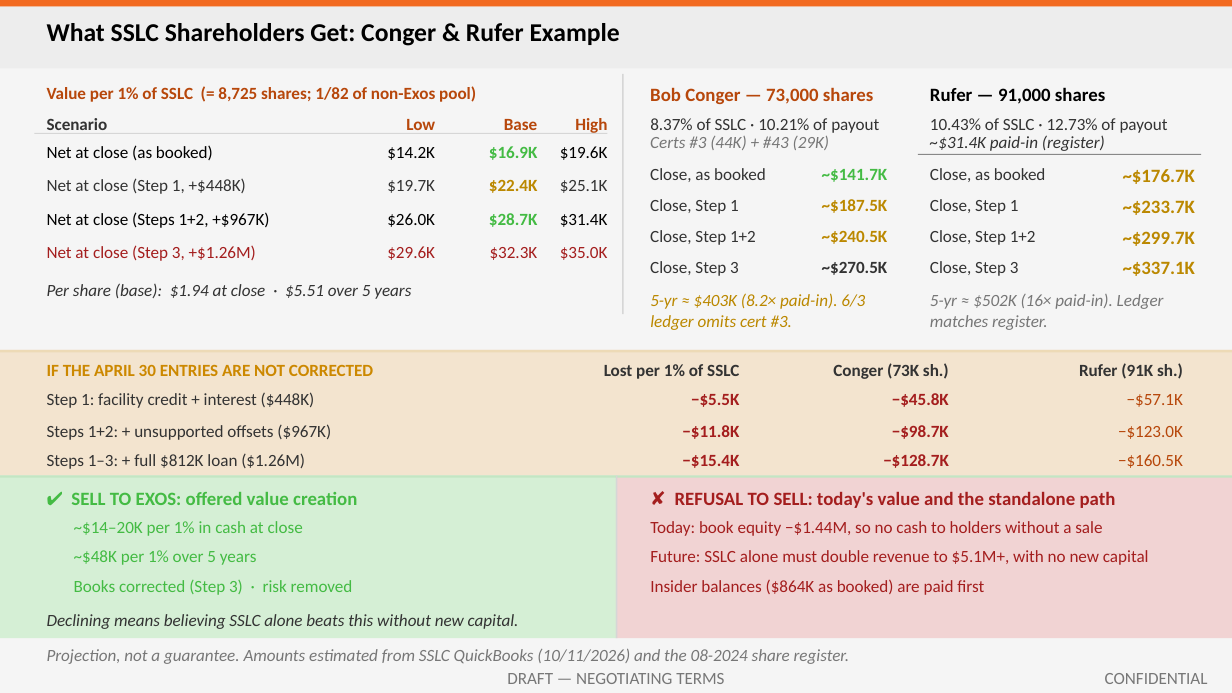
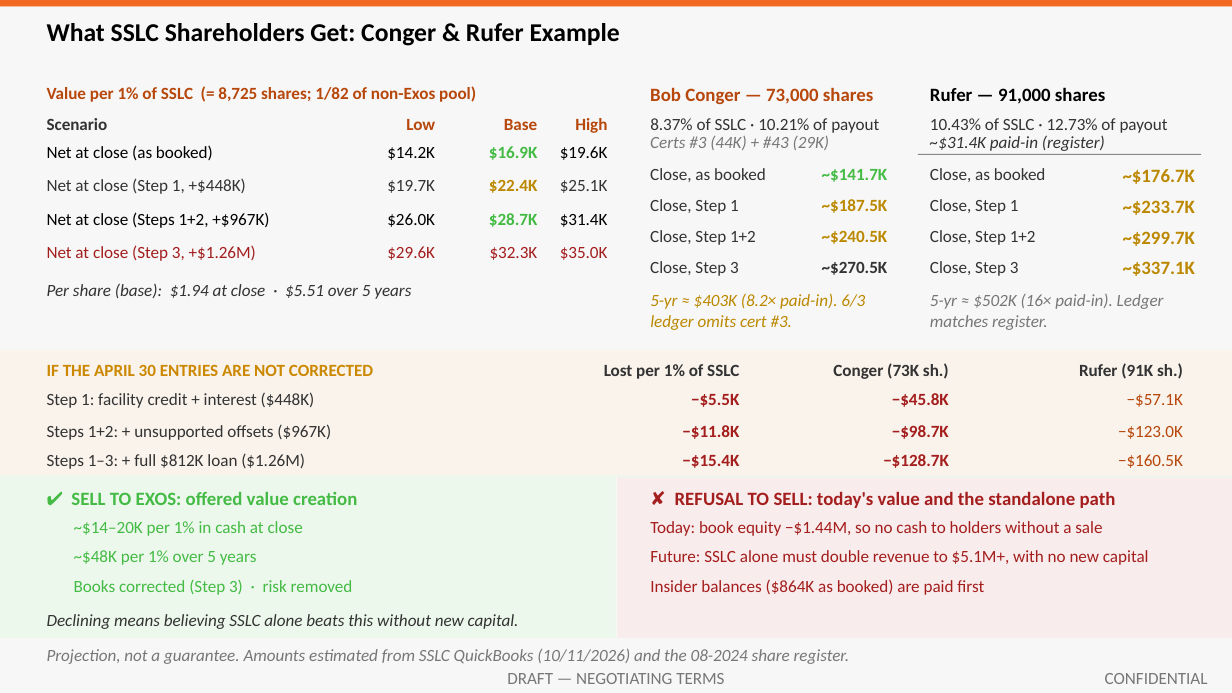
Before and after one commit to ExosAerospace/workspace, a slide deck: slide 8 of drafts/Exos_SSLC_Board_Offer_Overview_2026-10-12_r5_PRINT.pptx. Drawn at 1232x693 pixels with LibreOffice and Linux fonts; fonts in the diff are those of the drawing. Boxes give left, top, right and bottom in pixels: in the first picture for what was removed or moved away, otherwise in the second. Text is boxed around its words. In the diff, an @@ line names an element or a change of style, - is before the commit and + after.

```diff
--- a/drafts/Exos_SSLC_Board_Offer_Overview_2026-10-12_r5_PRINT.pptx
+++ b/drafts/Exos_SSLC_Board_Offer_Overview_2026-10-12_r5_PRINT.pptx
@@ rectangle at <box>0,0,1232,692</box>: fill #F5F5F5 to #F7F7F7 @@
@@ fill #D6D6D6 to #F7F7F7 in 3 elements at <box>34,133,607,134</box>, <box>616,476,617,638</box>, <box>622,74,623,314</box> @@
@@ rectangle at <box>0,350,1232,476</box>: fill #F3E4CF to #F9F3EC @@
@@ rectangle at <box>0,350,1232,352</box>: fill #EDDAB6 to #F9F4EC @@
@@ rectangle at <box>0,476,616,638</box>: fill #D5EFD5 to #EDF8ED @@
@@ rectangle at <box>0,476,1232,478</box>: fill #C3E6C3 to #EDF7ED @@
@@ rectangle at <box>616,476,1232,638</box>: fill #F1D3D3 to #F9ECEC @@
```
Also in this commit, not shown: 16 other slides changed, 2 other files.
